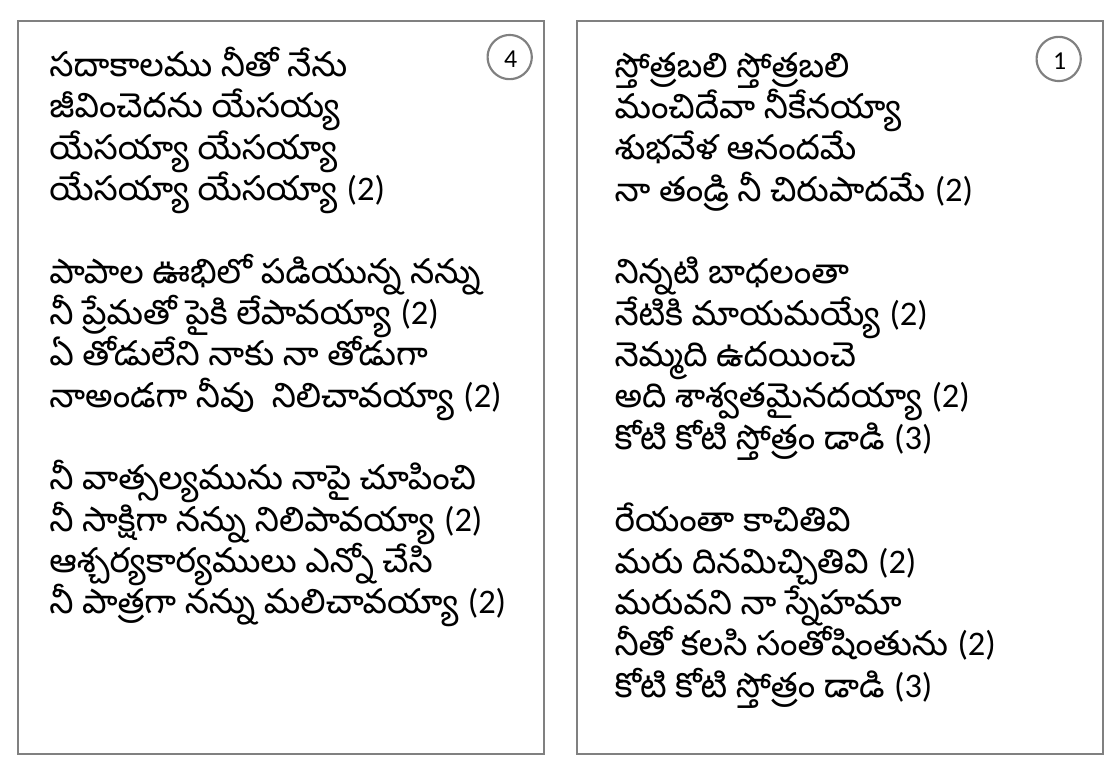
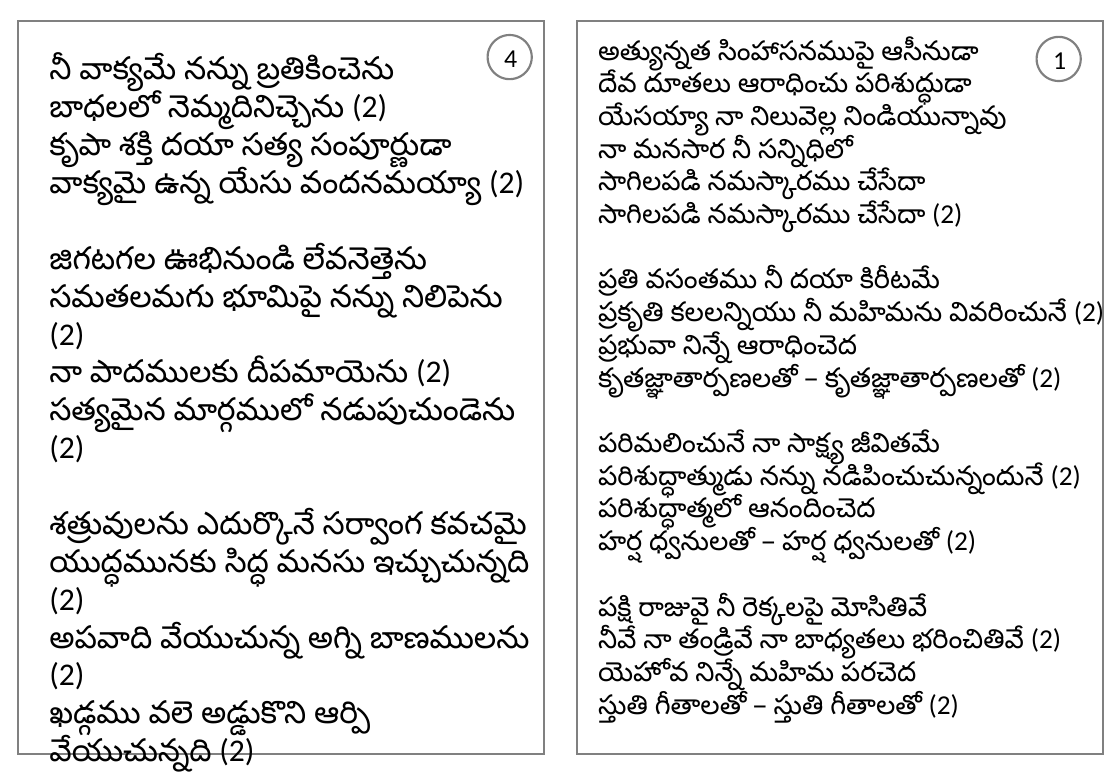
Before and after one commit to venu-webdev/songsDb, a slide deck: slide 1 of songsTemplate.pptx. Drawn at 1120x775 pixels with LibreOffice and Linux fonts; fonts in the diff are those of the drawing. Boxes give left, top, right and bottom in pixels: in the first picture for what was removed or moved away, otherwise in the second. Text is boxed around its words. In the diff, an @@ line names an element or a change of style, - is before the commit and + after.

```diff
--- a/songsTemplate.pptx
+++ b/songsTemplate.pptx
@@ text at (x1=49, y1=57, x2=529, y2=772): text changed; size 24 to 22 pt @@
-సదాకాలము నీతో నేను
-జీవించెదను యేసయ్య
-యేసయ్యా యేసయ్యా
-యేసయ్యా యేసయ్యా (2)
-పాపాల ఊభిలో పడియున్న నన్ను
-నీ ప్రేమతో పైకి లేపావయ్యా (2)
-ఏ తోడులేని నాకు నా తోడుగా
-నాఅండగా నీవు నిలిచావయ్యా (2)
-నీ వాత్సల్యమును నాపై చూపించి
-నీ సాక్షిగా నన్ను నిలిపావయ్యా (2)
-ఆశ్చర్యకార్యములు ఎన్నో చేసి
-నీ పాత్రగా నన్ను మలిచావయ్యా (2)
+నీ వాక్యమే నన్ను బ్రతికించెను
+బాధలలో నెమ్మదినిచ్చెను (2)
+కృపా శక్తి దయా సత్య సంపూర్ణుడా
+వాక్యమై ఉన్న యేసు వందనమయ్యా (2)
+జిగటగల ఊభినుండి లేవనెత్తెను
+సమతలమగు భూమిపై నన్ను నిలిపెను (2)
+నా పాదములకు దీపమాయెను (2)
+సత్యమైన మార్గములో నడుపుచుండెను (2)
+శత్రువులను ఎదుర్కొనే సర్వాంగ కవచమై
+యుద్ధమునకు సిద్ధ మనసు ఇచ్చుచున్నది (2)
+అపవాది వేయుచున్న అగ్ని బాణములను (2)
+ఖడ్గము వలె అడ్డుకొని ఆర్పి వేయుచున్నది (2)
@@ text at (x1=598, y1=39, x2=1104, y2=723): text changed; size 24 to 19 pt @@
-స్తోత్రబలి స్తోత్రబలి
-మంచిదేవా నీకేనయ్యా
-శుభవేళ ఆనందమే
-నా తండ్రి నీ చిరుపాదమే (2)
-నిన్నటి బాధలంతా
-నేటికి మాయమయ్యే (2)
-నెమ్మది ఉదయించె
-అది శాశ్వతమైనదయ్యా (2)
-కోటి కోటి స్తోత్రం డాడి (3)
-రేయంతా కాచితివి
-మరు దినమిచ్చితివి (2)
-మరువని నా స్నేహమా
-నీతో కలసి సంతోషింతును (2)
-కోటి కోటి స్తోత్రం డాడి (3)
+అత్యున్నత సింహాసనముపై ఆసీనుడా
+దేవ దూతలు ఆరాధించు పరిశుద్ధుడా
+యేసయ్యా నా నిలువెల్ల నిండియున్నావు
+నా మనసార నీ సన్నిధిలో
+సాగిలపడి నమస్కారము చేసేదా
+సాగిలపడి నమస్కారము చేసేదా (2)
+ప్రతి వసంతము నీ దయా కిరీటమే
+ప్రకృతి కలలన్నియు నీ మహిమను వివరించునే (2)
+ప్రభువా నిన్నే ఆరాధించెద
+కృతజ్ఞాతార్పణలతో – కృతజ్ఞాతార్పణలతో (2)
+పరిమలించునే నా సాక్ష్య జీవితమే
+పరిశుద్ధాత్ముడు నన్ను నడిపించుచున్నందునే (2)
+పరిశుద్ధాత్మలో ఆనందించెద
+హర్ష ధ్వనులతో – హర్ష ధ్వనులతో (2)
+పక్షి రాజువై నీ రెక్కలపై మోసితివే
+నీవే నా తండ్రివే నా బాధ్యతలు భరించితివే (2)
+యెహోవ నిన్నే మహిమ పరచెద
+స్తుతి గీతాలతో – స్తుతి గీతాలతో (2)
```
Also in this commit, not shown: 1 other slide changed, 6 other files.
